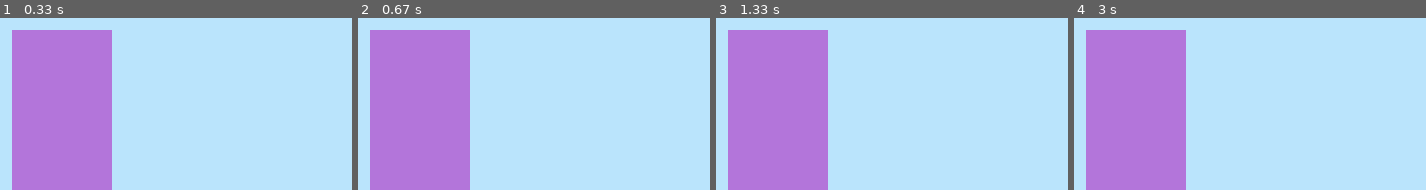
Above: before the commit, frames 1-4 (left to right).
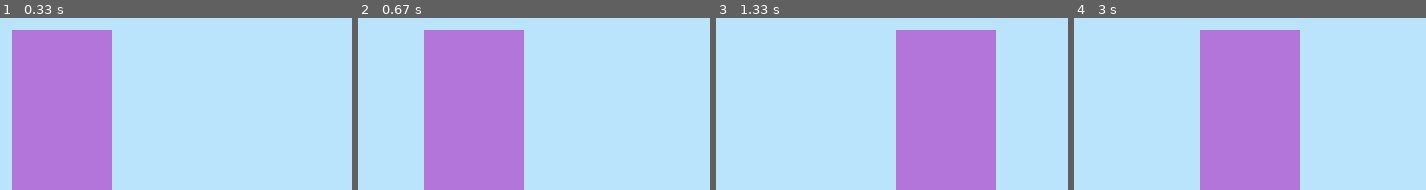
Above: after the commit, the same moments.

Repository: dmitrykhakhin/pygameJumpingRabbit
Game: pygame game, started from main.py
Two runs of this game, one before a commit and one after it. Both use one fixed random seed, a clock stepped at 60 frames per second and the inputs below.
Inputs:
- Up to frame 1 (0.33 s): no input
- Up to frame 2 (0.67 s): hold Right from 0.33 s (still down)
- Up to frame 3 (1.33 s): release Right at 0.8 s; hold Right 0.83-1.3 s
- Up to frame 4 (3 s): hold Left 1.33-1.87 s; hold Left 1.9-2.3 s; hold Right 2.33-2.97 s

Frame 1 is identical in both runs. In frame 2, 29% of the frame differs, in the area x 3-48%, y 6-100%; in frame 3, 53%, in the area x 3-80%, y 6-100%; in frame 4, 53%.

Commit message:
added moving for player

Diff:
--- a/main.py
+++ b/main.py
@@ -28,4 +28,15 @@
         if i.type == pygame.QUIT:
             sys.exit()
 
+    screen.fill(LIGHT_BLUE)
+    screen.blit(surf_player, rect_player)
+    pygame.display.update()
+
+    keys = pygame.key.get_pressed()
+
+    if keys[pygame.K_LEFT] and rect_player.left > 0:
+        rect_player.x -= 3
+    elif keys[pygame.K_RIGHT] and rect_player.right < WINDOW_WIDTH:
+        rect_player.x += 3
+
     clock.tick(30)
